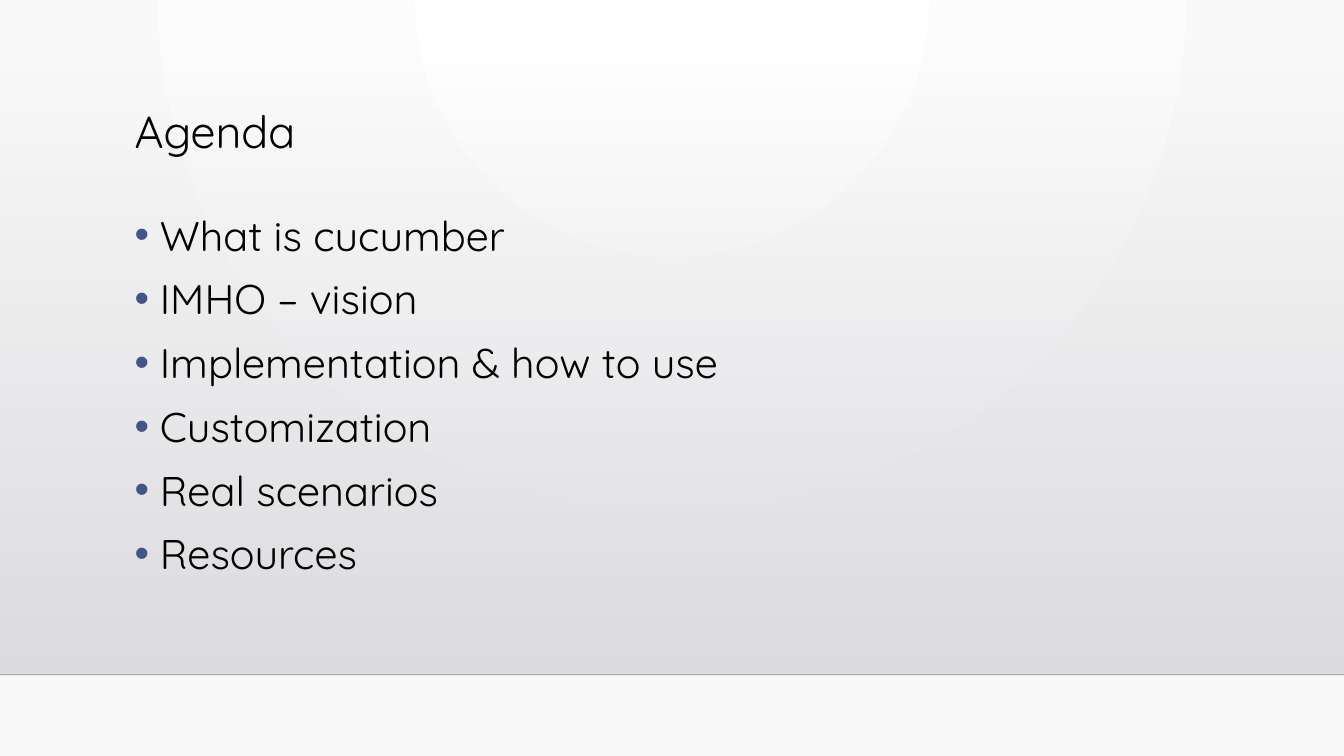
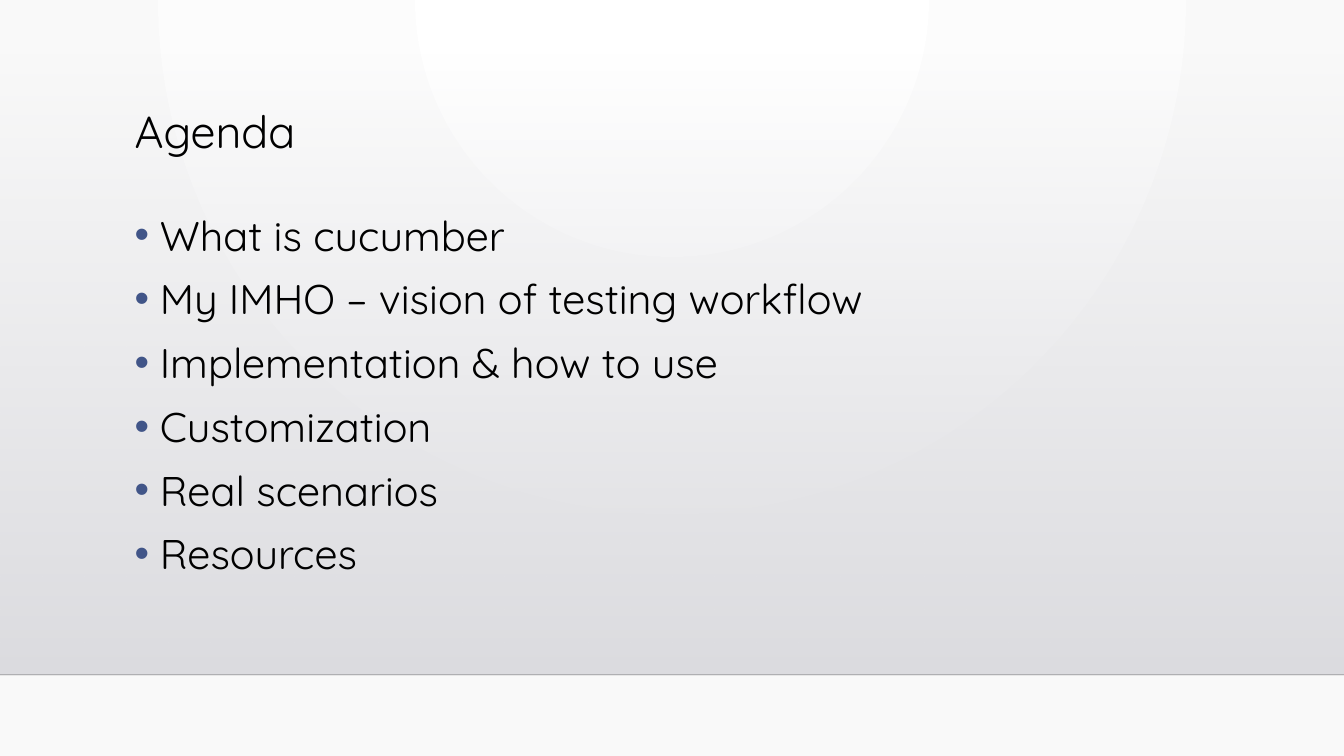
Before and after one commit to slipchansky/ats-unified, a slide deck: slide 2 of ats-presentation/ats-unified.pptx. Drawn at 1344x756 pixels with LibreOffice and Linux fonts; fonts in the diff are those of the drawing; background and template pictures are left out. Boxes give left, top, right and bottom in pixels: in the first picture for what was removed or moved away, otherwise in the second. Text is boxed around its words. In the diff, an @@ line names an element or a change of style, - is before the commit and + after.

```diff
--- a/ats-presentation/ats-unified.pptx
+++ b/ats-presentation/ats-unified.pptx
@@ text at [160, 283, 863, 323]: text changed @@
-• IMHO – vision
+• My IMHO – vision of testing workflow
```
Also in this commit, not shown: 30 other slides changed, 14 slides added, 1 slide removed.
